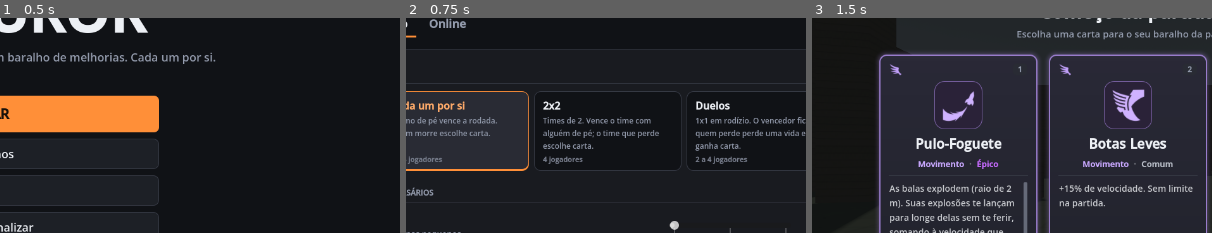
Above: before the commit, frames 1-3 (left to right).
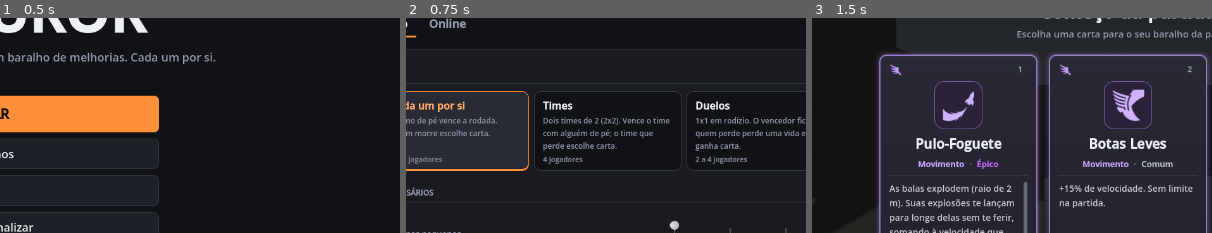
Above: after the commit, the same moments.

Repository: PedroRomeu/furor-prototipo
Game: Godot game, scene res://scenes/main_menu.tscn
Two runs of this game, one before a commit and one after it. Both use one fixed random seed, a clock stepped at 60 frames per second and the inputs below.
Inputs:
- Up to frame 1 (0.5 s): no input
- Up to frame 2 (0.75 s): click "JOGAR" at 0.5 s
- Up to frame 3 (1.5 s): click "Começar treino" at 1.25 s
The pictures show only the part of the screen within x 10-60%, y 18-68%; the shares and areas given below are measured in that part.

Frame 1 is identical in both runs. In frame 2, 1.5% of the frame differs, in the area x 34-66%, y 38-62%; in frame 3, nothing differs.

Commit message:
Rename the 2x2 mode to Times (Teams) in the game, README and readme file

Diff:
--- a/scripts/autoload/card_db.gd
+++ b/scripts/autoload/card_db.gd
@@ -142,7 +142,7 @@
 	# Gancho (2026-10-06, ideia do usuário: fundiu as minhas propostas de gancho e de
 	# agarrar e arremessar; números meus, aprovados).
 	"gancho": {"name": "Gancho", "cat": "Corpo", "rarity": "mitico", "master": true, "cooldown": 16.0,
-		"desc": "Q: lança um gancho (até 20 m) que puxa o inimigo  …(73 unchanged characters)…  não age. Ele serve de escudo humano (no 2x2, o time dele também o acerta). Clique o …(213 unchanged characters)…
+		"desc": "Q: lança um gancho (até 20 m) que puxa o inimigo  …(73 unchanged characters)…  não age. Ele serve de escudo humano (nos Times, o time dele também o acerta). Clique o …(213 unchanged characters)…
 		"mods": [{"stat": "hook", "add": 1}]},
 	# Domínio do Rei (2026-10-11, ideia e nome do usuário, inspirada na ultimate do
 	# Mordekaiser; números meus, aprovados; começar só com o bônus e voltar para onde saíram
--- a/scripts/game_modes.gd
+++ b/scripts/game_modes.gd
@@ -13,7 +13,7 @@
 const MODES := [
 	{"id": "ffa", "name": "Cada um por si", "desc": "Último de pé vence a rodada. Quem morre escolhe carta.",
 		"players": "2 a 4 jogadores", "min": 2, "max": 4},
-	{"id": "teams", "name": "2x2", "desc": "Times de 2. Vence o time com alguém de pé; o time que perde escolhe carta.",
+	{"id": "teams", "name": "Times", "desc": "Dois times de 2 (2x2). Vence o time com alguém de pé; o time que perde escolhe carta.",
 		"players": "4 jogadores", "min": 4, "max": 4},
 	{"id": "duels", "name": "Duelos", "desc": "1x1 em rodízio. O vencedor fica, quem perde perde uma vida e ganha carta.",
 		"players": "2 a 4 jogadores", "min": 2, "max": 4},
--- a/scripts/match.gd
+++ b/scripts/match.gd
@@ -1191,7 +1191,7 @@
 	if mode == "duels":
 		info = "Duelos  ·  duelo %d  ·  suas vidas: %d" % [round_num, lives.get(String(me.name), 0)]
 	elif teams_on:
-		info += "  ·  2x2, time %s" % GameState.TEAM_NAMES[me.team]
+		info += "  ·  Times, time %s" % GameState.TEAM_NAMES[me.team]
 		if not Net.online:
 			info += " (treino)"
 	elif Net.online:
--- a/scripts/ui/main_menu.gd
+++ b/scripts/ui/main_menu.gd
@@ -963,7 +963,7 @@
 func _refresh_solo() -> void:
 	var reason := GameModes.blocked_reason(GameState.mode, bot_count + 1)
 	if GameState.mode == "teams":
-		reason = "" if bot_count == 3 else "2x2 no treino é com 3 bots: você e um aliado contra dois."
+		reason = "" if bot_count == 3 else "Times no treino é com 3 bots: você e um aliado contra dois."
 		solo_modes.set_note("Você e um bot aliado contra dois bots." if reason == "" else reason, reason != "")
 	else:
 		solo_modes.set_note("")
Not shown, changed: README.md
